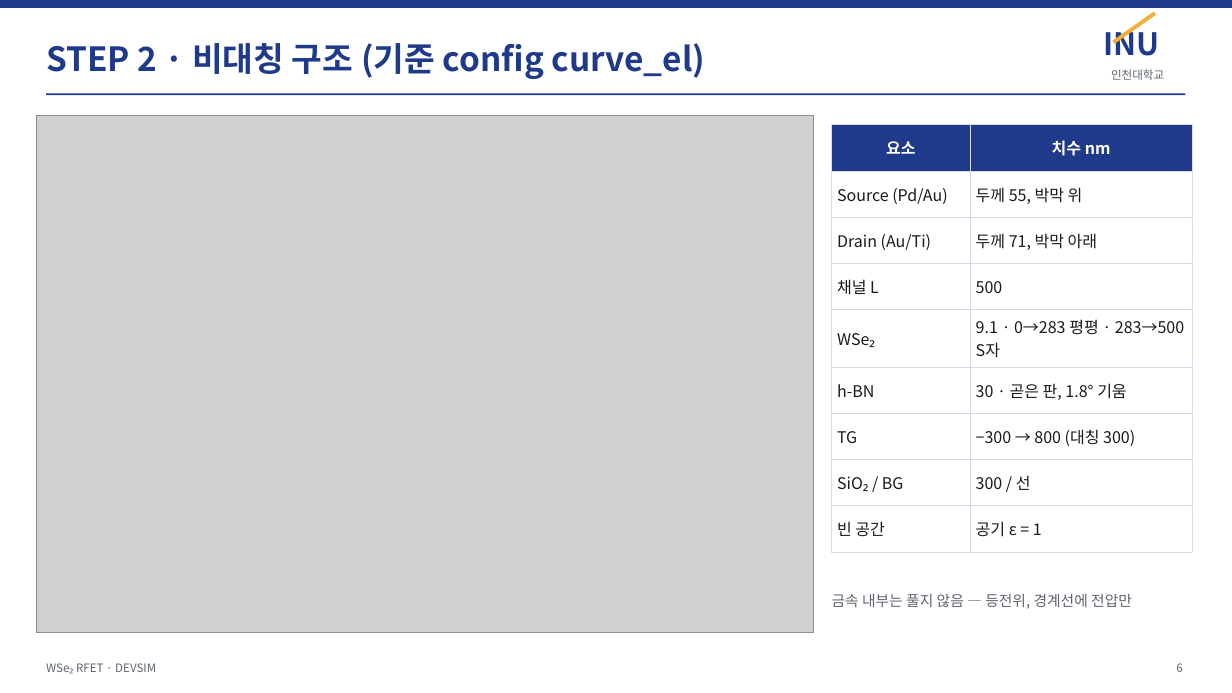
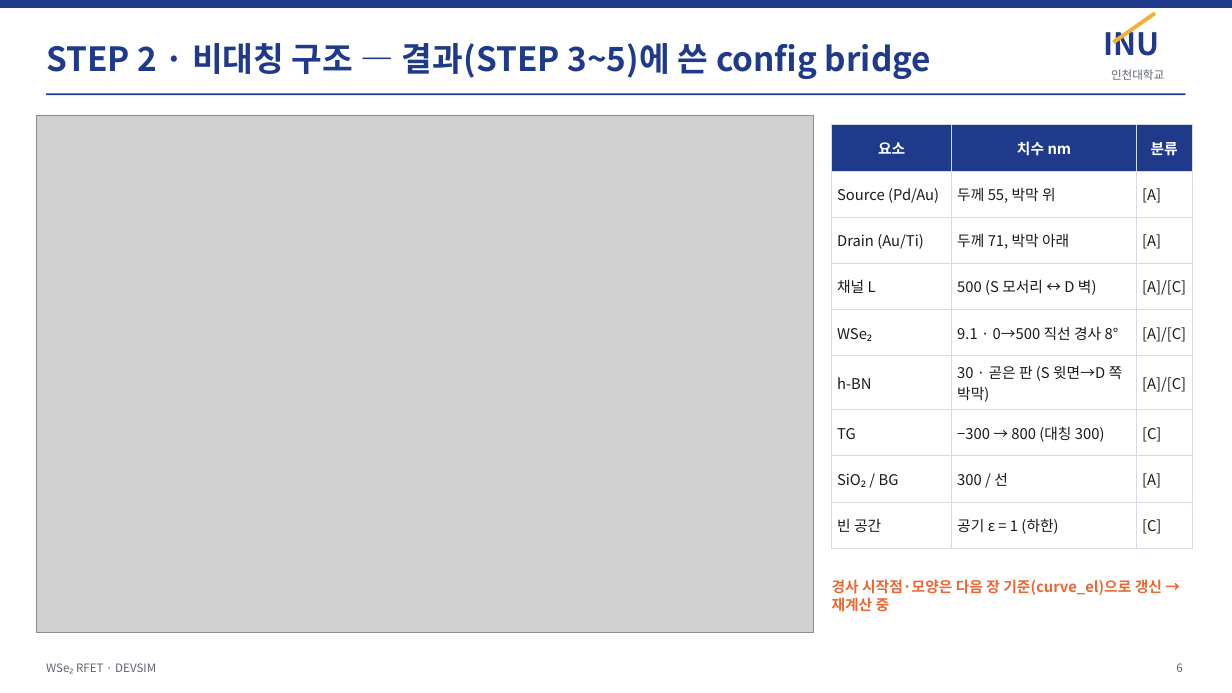
Before and after one commit to jiseonyang-9070/rfet, a slide deck: slide 6 of slides/RFET_progress_INU.pptx. Drawn at 1232x693 pixels with LibreOffice and Linux fonts; fonts in the diff are those of the drawing; grey boxes stand for pictures. Boxes give left, top, right and bottom in pixels: in the first picture for what was removed or moved away, otherwise in the second. Text is boxed around its words. In the diff, an @@ line names an element or a change of style, - is before the commit and + after.

```diff
--- a/slides/RFET_progress_INU.pptx
+++ b/slides/RFET_progress_INU.pptx
@@ text at [46, 43, 931, 79]: text changed @@
-STEP 2 · 비대칭 구조 (기준 config curve_el)
+STEP 2 · 비대칭 구조 — 결과(STEP 3~5)에 쓴 config bridge
@@ table at [832, 125, 1192, 538] @@
-column 2: 치수 nm | 두께 55, 박막 위 | 두께 71, 박막 아래 | 500 | 9.1 · 0→283 평평 · 283→500 S자 | 30 · 곧은 판, 1.8° 기움 | −300 → 800 (대칭 300) | 300 / 선 | 공기 ε = 1
+column 2: 치수 nm | 두께 55, 박막 위 | 두께 71, 박막 아래 | 500 (S 모서리 ↔ D 벽) | 9.1 · 0→500 직선 경사 8° | 30 · 곧은 판 (S 윗면→D 쪽 박막) | −300 → 800 (대칭 300) | 300 / 선 | 공기 ε = 1 (하한)
+column 3: 분류 | [A] | [A] | [A]/[C] | [A]/[C] | [A]/[C] | [C] | [A] | [C]
@@ text at [832, 579, 1162, 612]: text changed; text colour #5E6470 to #EB6834; bold on @@
-금속 내부는 풀지 않음 — 등전위, 경계선에 전압만
+경사 시작점·모양은 다음 장 기준(curve_el)으로 갱신 → 재계산 중
```
Also in this commit, not shown: 2 other slides changed, 1 slide added, 1 other file.
